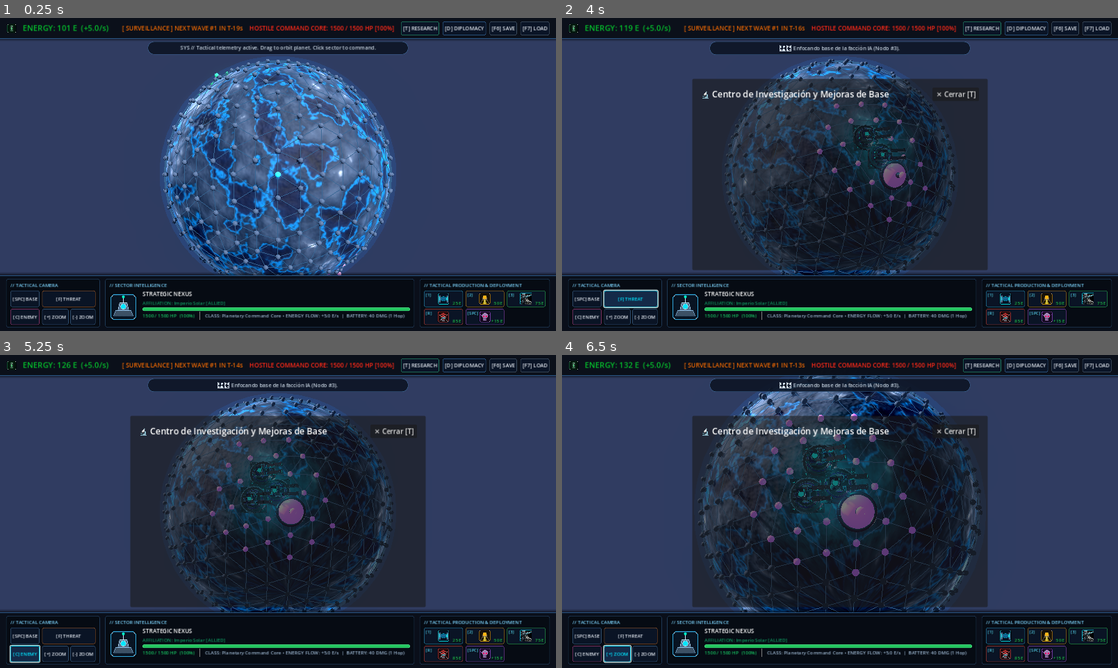
Above: before the commit, frames 1-4 (two rows, left to right).
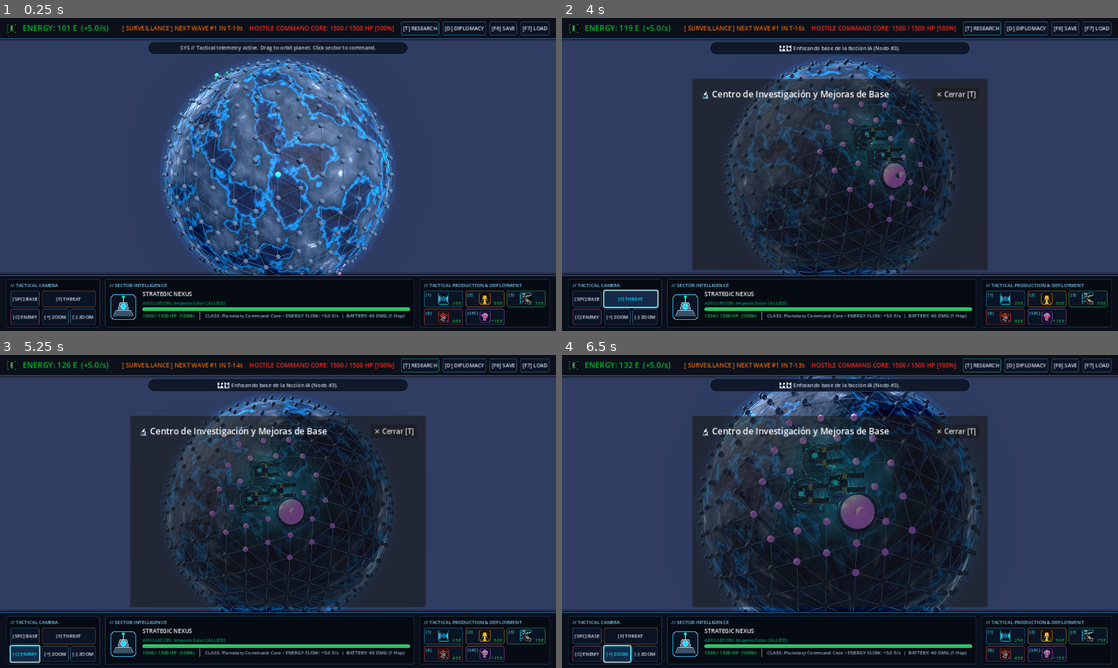
Above: after the commit, the same moments.

Repository: omarneyra/invassion
Game: Godot game, scene res://scenes/main.tscn
Same seed, same stepped clock (60 frames per second), same inputs: the game is played once before the commit and once after it.
Inputs (mouse positions are in pixels of both pictures, inside the frame that each line leads up to):
- Up to frame 1 (0.25 s): no input
- Up to frame 2 (4 s): click "[T] RESEARCH" at 0.5 s; click "[D] DIPLOMACY" at 1.25 s; click "[SPC] BASE" at 2 s; tap Enter at 2.75 s; move the mouse to (962, 158) at 2.77 s; hold D 2.78-3.5 s; tap B at 2.85 s; click (962, 158) at 2.92 s; tap Space at 3.02 s; click "[F] THREAT" at 3.5 s
- Up to frame 3 (5.25 s): drag from (166, 527) to (250, 574) at 4.27 s; click "[C] ENEMY" at 5 s
- Up to frame 4 (6.5 s): click "[+] ZOOM" at 5.75 s

The runs differ from the first frame. In frame 2, 0.2% of the frame differs, in the area x 52-62%, y 34-55%; in frame 3, 0.4%; in frame 4, 0.6%, in the area x 40-57%, y 28-57%.
Error in both runs: Invalid call. Nonexistent function 'add_theme_constants_override' in base 'HBoxContainer'. (res://scenes/main.gd:1091)

Commit message:
feat(graphics): refine 3D turret with 7.5 deg elevation, wide spacing, copper coils, and triplanar PBR

Diff:
--- a/scenes/planet_view.gd
+++ b/scenes/planet_view.gd
@@ -27,6 +27,7 @@
 var mat_turret: StandardMaterial3D
 var mat_railgun_glow: StandardMaterial3D
 var mat_optics: StandardMaterial3D
+var mat_copper: StandardMaterial3D
 var mat_harvester: StandardMaterial3D
 var mat_wall: StandardMaterial3D
 
@@ -168,6 +169,9 @@
 	mat_turret.rim = 0.60
 	mat_turret.rim_tint = 0.3
 	mat_turret.rim_color = Color("#e2e8f0")
+	mat_turret.uv1_triplanar = true
+	mat_turret.uv1_triplanar_sharpness = 4.0
+	mat_turret.uv1_scale = Vector3(1.8, 1.8, 1.8)
 	mat_turret.cull_mode = BaseMaterial3D.CULL_DISABLED
 
 	mat_railgun_glow = StandardMaterial3D.new()
@@ -186,6 +190,15 @@
 	mat_optics.emission = Color("#00e5ff")
 	mat_optics.emission_energy_multiplier = 2.2
 	mat_optics.cull_mode = BaseMaterial3D.CULL_DISABLED
+
+	mat_copper = StandardMaterial3D.new()
+	mat_copper.albedo_color = Color("#d97706")
+	mat_copper.metallic = 0.92
+	mat_copper.roughness = 0.22
+	mat_copper.emission_enabled = true
+	mat_copper.emission = Color("#b45309")
+	mat_copper.emission_energy_multiplier = 0.5
+	mat_copper.cull_mode = BaseMaterial3D.CULL_DISABLED
 
 	mat_harvester = StandardMaterial3D.new()
 	mat_harvester.albedo_color = Color("#f59e0b")
@@ -393,6 +406,9 @@
 		mat.normal_texture = TEX_TURRET_NORMAL
 		mat.normal_scale = 1.4
 		mat.cull_mode = BaseMaterial3D.CULL_DISABLED
+		mat.uv1_triplanar = true
+		mat.uv1_triplanar_sharpness = 4.0
+		mat.uv1_scale = Vector3(2.0, 2.0, 2.0)
 		mat.rim_enabled = true
 		mat.rim = 0.45
 		mat.rim_tint = 0.5
@@ -567,6 +583,7 @@
 			mi.set_surface_override_material(1, fact_armor)
 			mi.set_surface_override_material(2, mat_railgun_glow)
 			mi.set_surface_override_material(3, mat_optics)
+			mi.set_surface_override_material(4, mat_copper)
 			root.add_child(mi)
 
 			var light = OmniLight3D.new()
Not shown, changed: assets/models/turret.mtl
Not shown, changed: assets/models/turret.obj
Not shown, changed: tests/test_turret_model.py
Not shown, changed: tools/generate_turret_model.py
